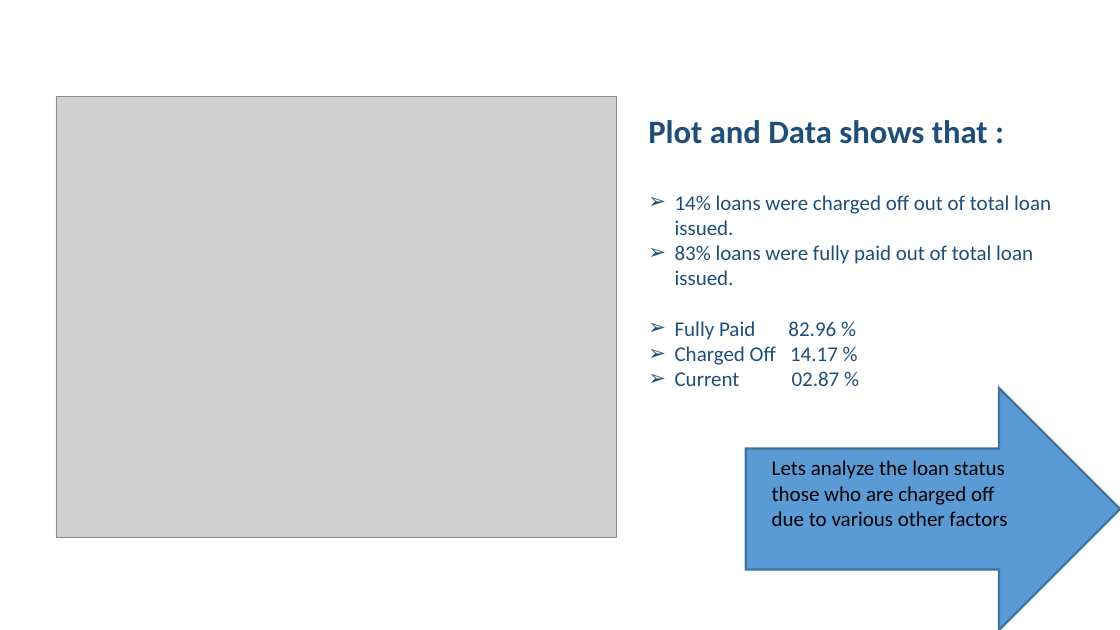
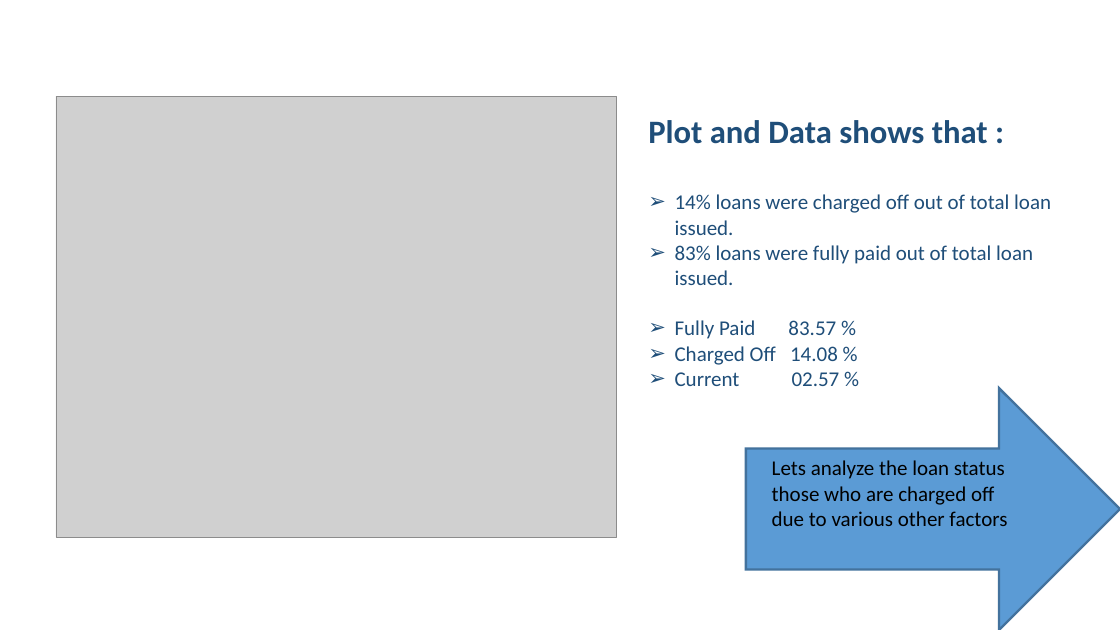
Before and after one commit to Ramya4321/Lending-Club-Case-Study, a slide deck: slide 4 of Lending Club Case Study.pptx. Drawn at 1120x630 pixels with LibreOffice and Linux fonts; fonts in the diff are those of the drawing; grey boxes stand for pictures; background and template pictures are left out. Boxes give left, top, right and bottom in pixels: in the first picture for what was removed or moved away, otherwise in the second. Text is boxed around its words. In the diff, an @@ line names an element or a change of style, - is before the commit and + after.

```diff
--- a/Lending Club Case Study.pptx
+++ b/Lending Club Case Study.pptx
@@ text at bbox=[675, 320, 840, 386]: text changed @@
-➢ Fully Paid 82.96 %
-➢ Charged Off 14.17 %
-➢ Current 02.87 %
+➢ Fully Paid 83.57 %
+➢ Charged Off 14.08 %
+➢ Current 02.57 %
```
Also in this commit, not shown: 6 other slides changed, 6 slides added, 1 slide removed, 2 other files.
